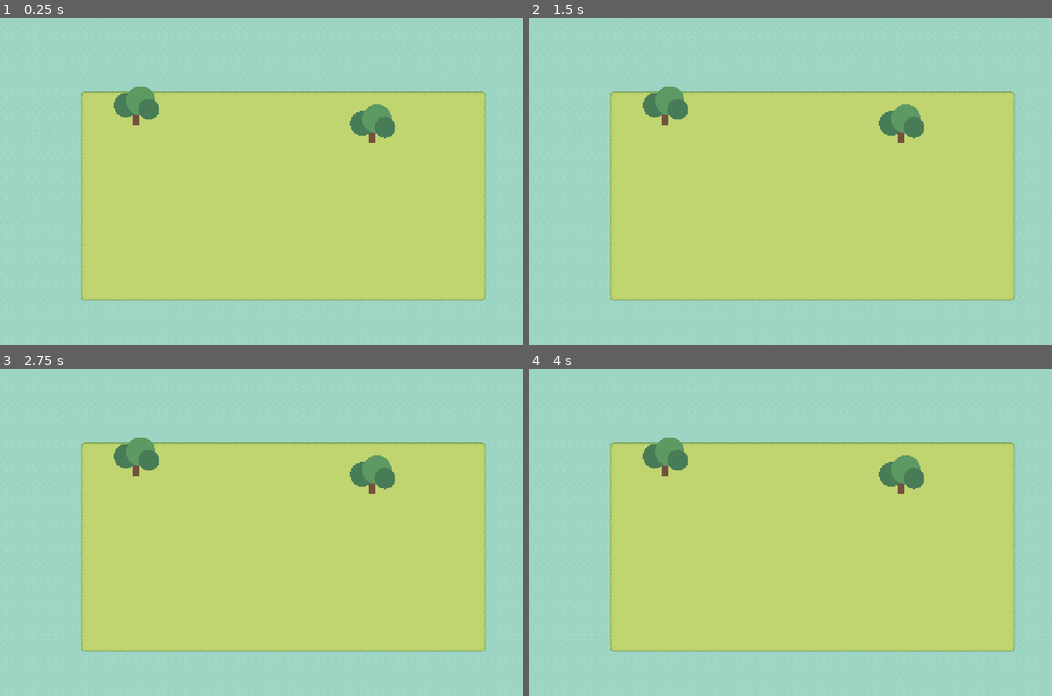
Above: before the commit, frames 1-4 (two rows, left to right).
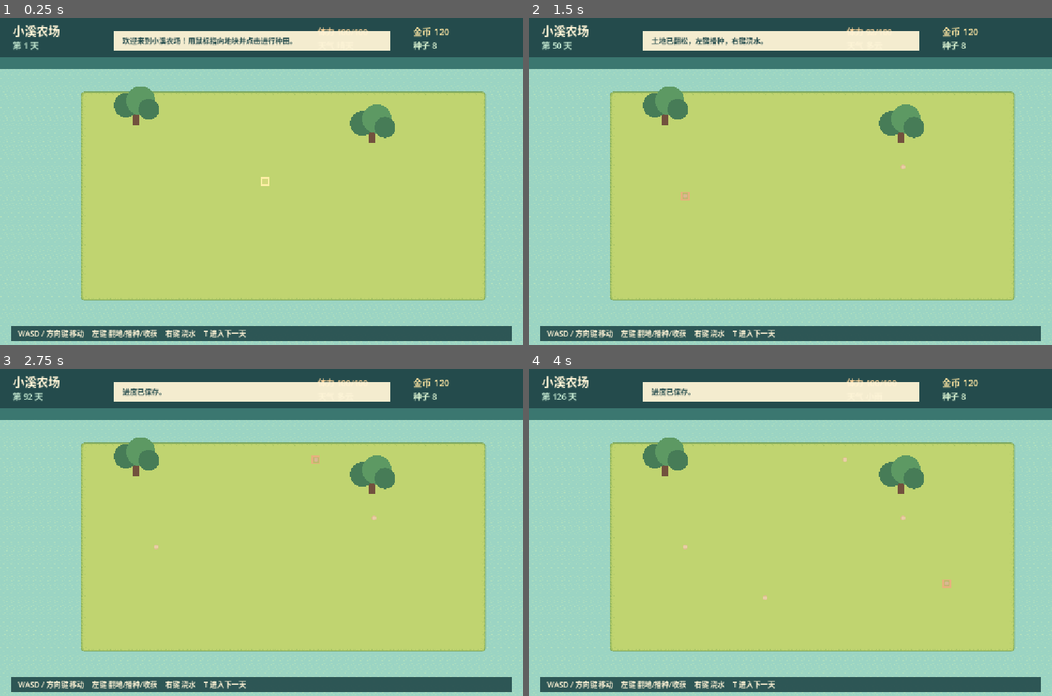
Above: after the commit, the same moments.

Repository: fanfanhappy/CropGame
Game: Godot game, scene res://scenes/world/main.tscn
Same seed, same stepped clock (60 frames per second), same inputs: the game is played once before the commit and once after it.
Inputs (mouse positions are in pixels of both pictures, inside the frame that each line leads up to):
- Up to frame 1 (0.25 s): no input
- Up to frame 2 (1.5 s): tap Enter at 0.5 s; move the mouse to (905, 165) at 0.52 s; hold D 0.53-1.28 s; hold T 0.53-1.28 s; click (905, 165) at 0.67 s; tap Space at 1.25 s; move the mouse to (685, 197) at 1.27 s; hold S from 1.28 s (still down); tap T at 1.35 s; click (685, 197) at 1.42 s
- Up to frame 3 (2.75 s): tap Enter at 2 s; move the mouse to (313, 460) at 2.02 s; release S at 2.03 s; hold D from 2.03 s (still down); hold T from 2.03 s (still down); click (313, 460) at 2.17 s
- Up to frame 4 (4 s): move the mouse to (764, 597) at 2.77 s; release D at 2.78 s; release T at 2.78 s; hold W 2.78-3.53 s; tap T at 2.85 s; click (764, 597) at 2.92 s; tap Space at 3.5 s; move the mouse to (947, 581) at 3.52 s; hold A from 3.53 s (still down); hold T from 3.53 s (still down); click (947, 581) at 3.67 s

The runs differ from the first frame. In frame 1, 20% of the frame differs, in the area x 0-100%, y 0-99%; in frame 2, 20%; in frame 3, 20%; in frame 4, 20%.
Error before the commit: Parse Error: Expected statement, found "else" instead. (res://scenes/world/farm_game.gd:177)

Commit message:
修复作物分支缩进

Diff:
--- a/scenes/world/farm_game.gd
+++ b/scenes/world/farm_game.gd
@@ -174,7 +174,7 @@
 				show_message("收获成功！获得 35 金币和 1 颗种子。")
 		elif crop.watered:
 			show_message("这株作物今天已经浇过水了。")
-			else:
+		else:
 			crop.watered = true
 			play_player_action("water")
 			if soil_layer != null:
